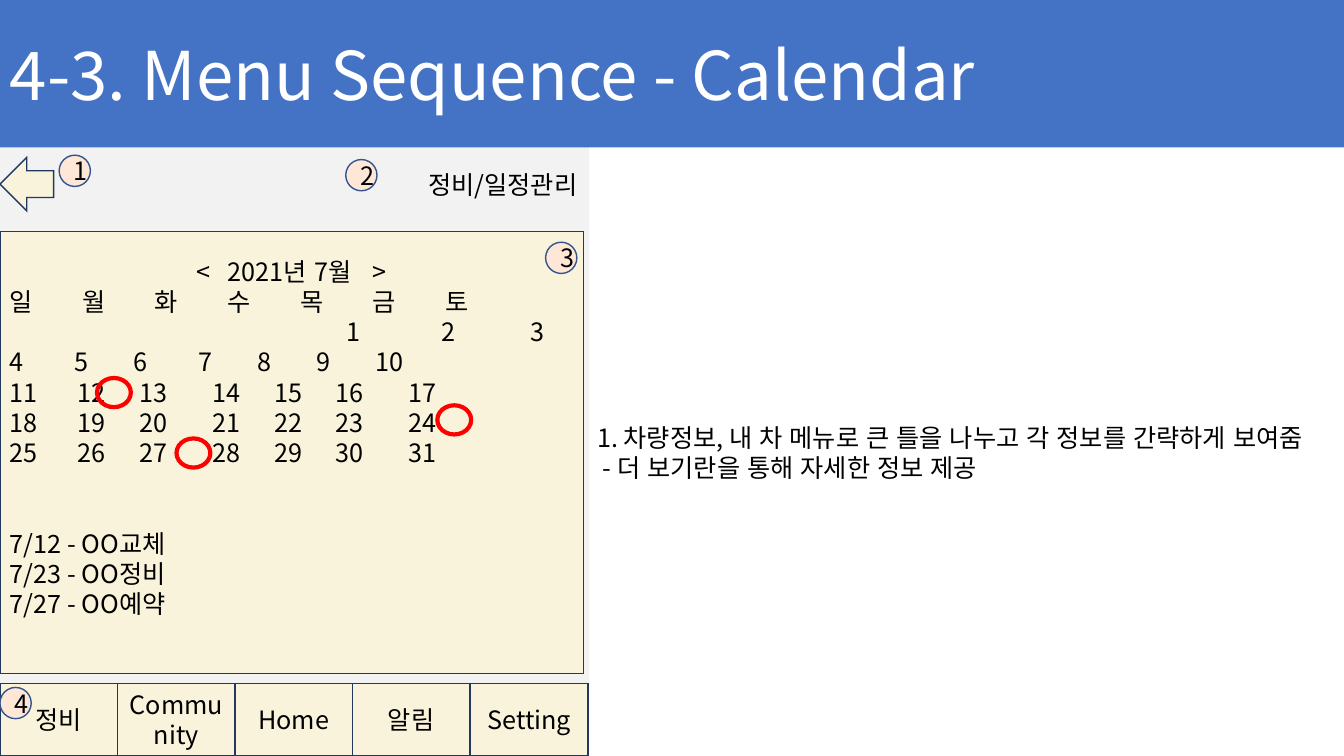
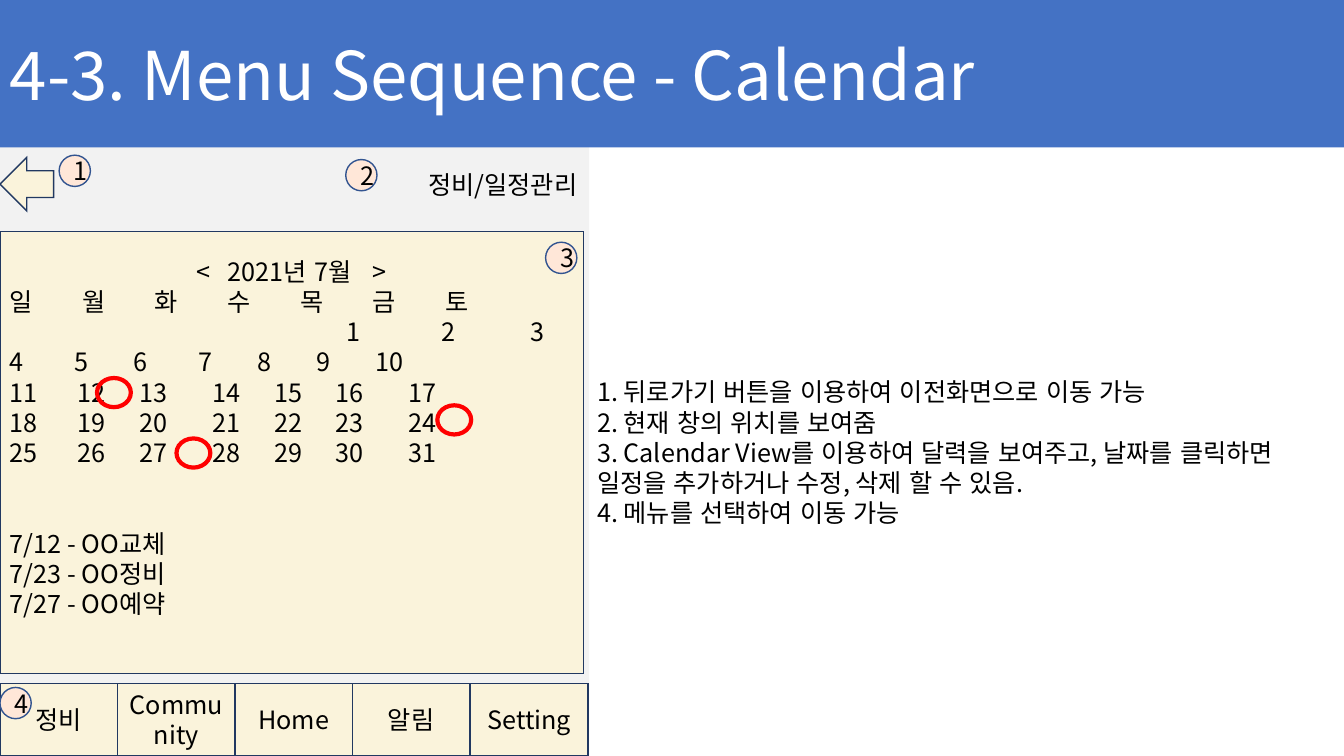
Before and after one commit to ChaeSung-Lee/DJ_InternShip, a slide deck: slide 62 of 2021_Summer/jp.hong/Project_BnC_jph.pptx. Drawn at 1344x756 pixels with LibreOffice and Linux fonts; fonts in the diff are those of the drawing. Boxes give left, top, right and bottom in pixels: in the first picture for what was removed or moved away, otherwise in the second. Text is boxed around its words. In the diff, an @@ line names an element or a change of style, - is before the commit and + after.

```diff
--- a/2021_Summer/jp.hong/Project_BnC_jph.pptx
+++ b/2021_Summer/jp.hong/Project_BnC_jph.pptx
@@ text at [597,380,1273,524]: text changed @@
-1. 차량정보, 내 차 메뉴로 큰 틀을 나누고 각 정보를 간략하게 보여줌
-- 더 보기란을 통해 자세한 정보 제공
+1. 뒤로가기 버튼을 이용하여 이전화면으로 이동 가능
+2. 현재 창의 위치를 보여줌
+3. Calendar View를 이용하여 달력을 보여주고, 날짜를 클릭하면 일정을 추가하거나 수정, 삭제 할 수 있음.
+4. 메뉴를 선택하여 이동 가능
```
Also in this commit, not shown: 9 other slides changed, 2 slides added.
